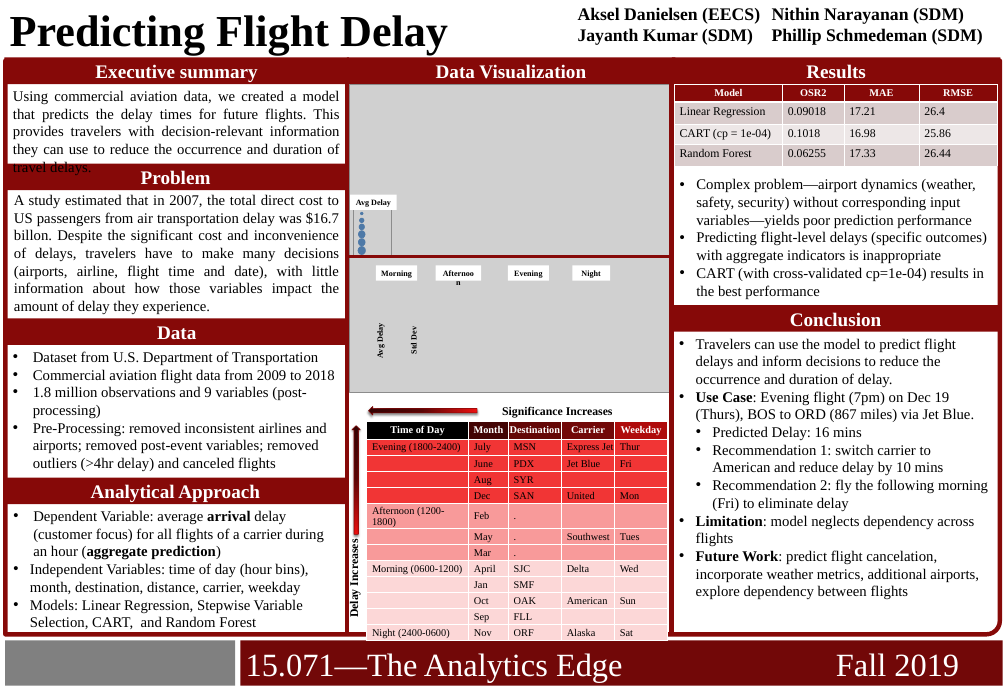
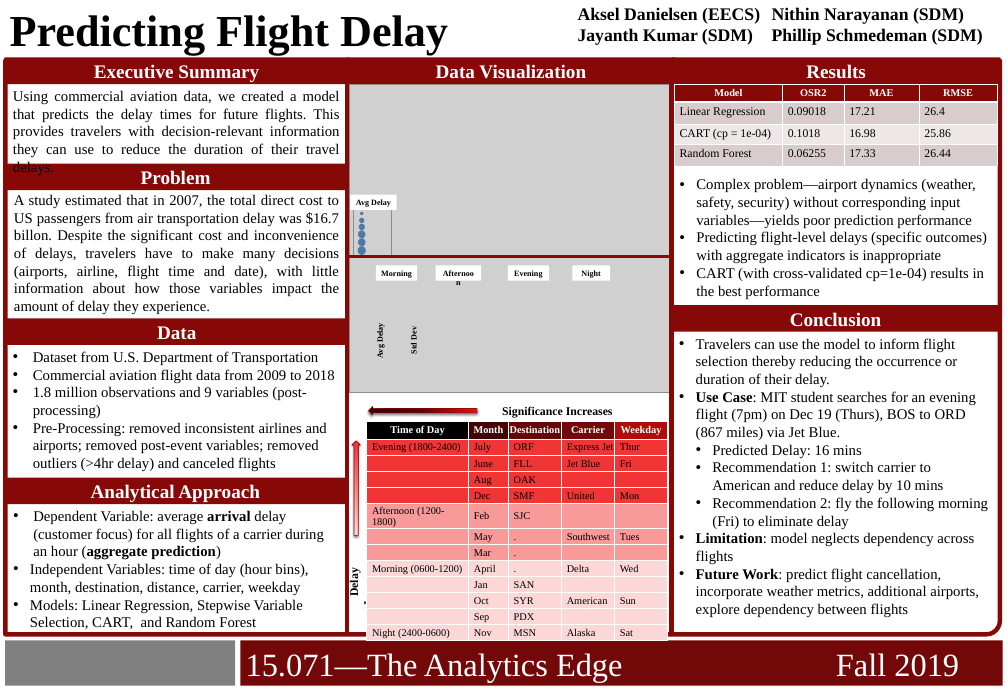
Before and after one commit to akselsd/MIT-15.071-Project, a slide deck: slide 1 of TM12_15.071_Term_Project_Poster.pptx. Drawn at 1008x690 pixels with LibreOffice and Linux fonts; fonts in the diff are those of the drawing; grey boxes stand for pictures; background and template pictures are left out. Boxes give left, top, right and bottom in pixels: in the first picture for what was removed or moved away, otherwise in the second. Text is boxed around its words. In the diff, an @@ line names an element or a change of style, - is before the commit and + after.

Commit message:
poster updates

```diff
--- a/TM12_15.071_Term_Project_Poster.pptx
+++ b/TM12_15.071_Term_Project_Poster.pptx
@@ text in rectangle at (x1=94, y1=64, x2=259, y2=82): text changed @@
-Executive summary
+Executive Summary
@@ text at (x1=13, y1=90, x2=340, y2=157): text changed @@
-Using commercial aviation data, we created a model that predicts the delay times for future flights. This provides travelers with decision-relevant information they can use to reduce the occurrence and duration of travel delays.
+Using commercial aviation data, we created a model that predicts the delay times for future flights. This provides travelers with decision-relevant information they can use to reduce the duration of their travel delays.
@@ text at (x1=696, y1=338, x2=976, y2=440): text changed @@
-• Travelers can use the model to predict flight delays and inform decisions to reduce the occurrence and duration of delay.
-• Use Case: Evening flight (7pm) on Dec 19 (Thurs), BOS to ORD (867 miles) via Jet Blue.
+• Travelers can use the model to inform flight selection thereby reducing the occurrence or duration of their delay.
+• Use Case: MIT student searches for an evening flight (7pm) on Dec 19 (Thurs), BOS to ORD (867 miles) via Jet Blue.
@@ up arrow resized from (x1=352, y1=425, x2=360, y2=534) to (x1=352, y1=440, x2=360, y2=535) @@
@@ up arrow at (x1=352, y1=440, x2=360, y2=535): fill gradient #320303 to #560606 to #EB1010 to gradient #F13535 to #FCD7D7 @@
@@ table at (x1=367, y1=421, x2=667, y2=642) @@
-row 2, column 3: MSN
+row 2, column 3: ORF
-row 3, column 3: PDX
+row 3, column 3: FLL
-row 4, column 3: SYR
+row 4, column 3: OAK
-row 5, column 3: SAN
+row 5, column 3: SMF
-row 6, column 3: .
+row 6, column 3: SJC
-row 9, column 3: SJC
+row 9, column 3: .
-row 10, column 3: SMF
+row 10, column 3: SAN
-row 11, column 3: OAK
+row 11, column 3: SYR
-row 12, column 3: FLL
+row 12, column 3: PDX
-row 13, column 3: ORF
+row 13, column 3: MSN
@@ text "Delay Increases" moved from (x1=348, y1=543, x2=361, y2=618) to (x1=348, y1=565, x2=375, y2=605) @@
@@ text "Delay Increases" at (x1=348, y1=565, x2=375, y2=605): alignment left to centre @@
@@ text at (x1=696, y1=568, x2=979, y2=617): text changed @@
-• Future Work: predict flight cancelation, incorporate weather metrics, additional airports, explore dependency between flights
+• Future Work: predict flight cancellation, incorporate weather metrics, additional airports, explore dependency between flights
```
Also in this commit, not shown: 1 slide removed.
